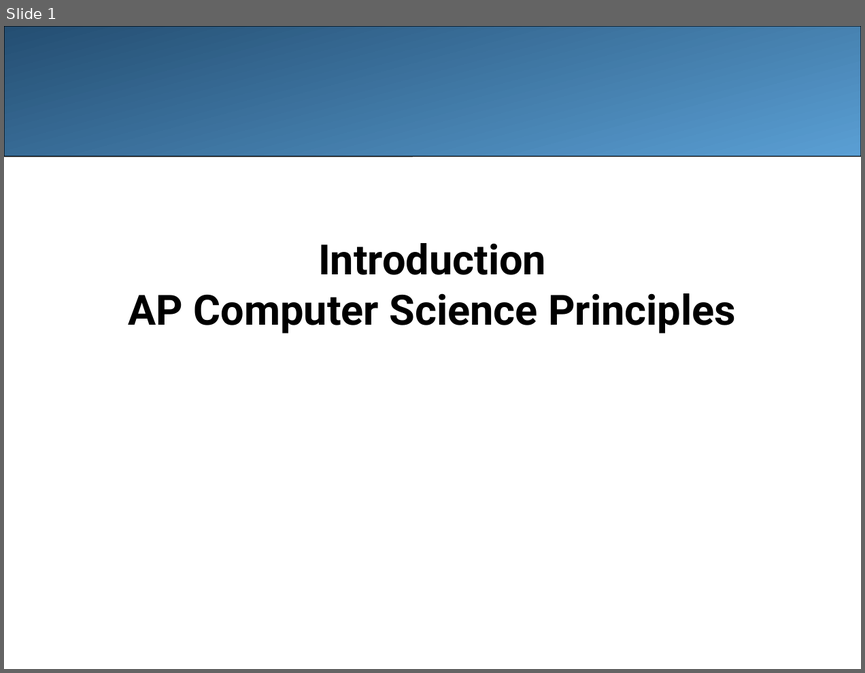
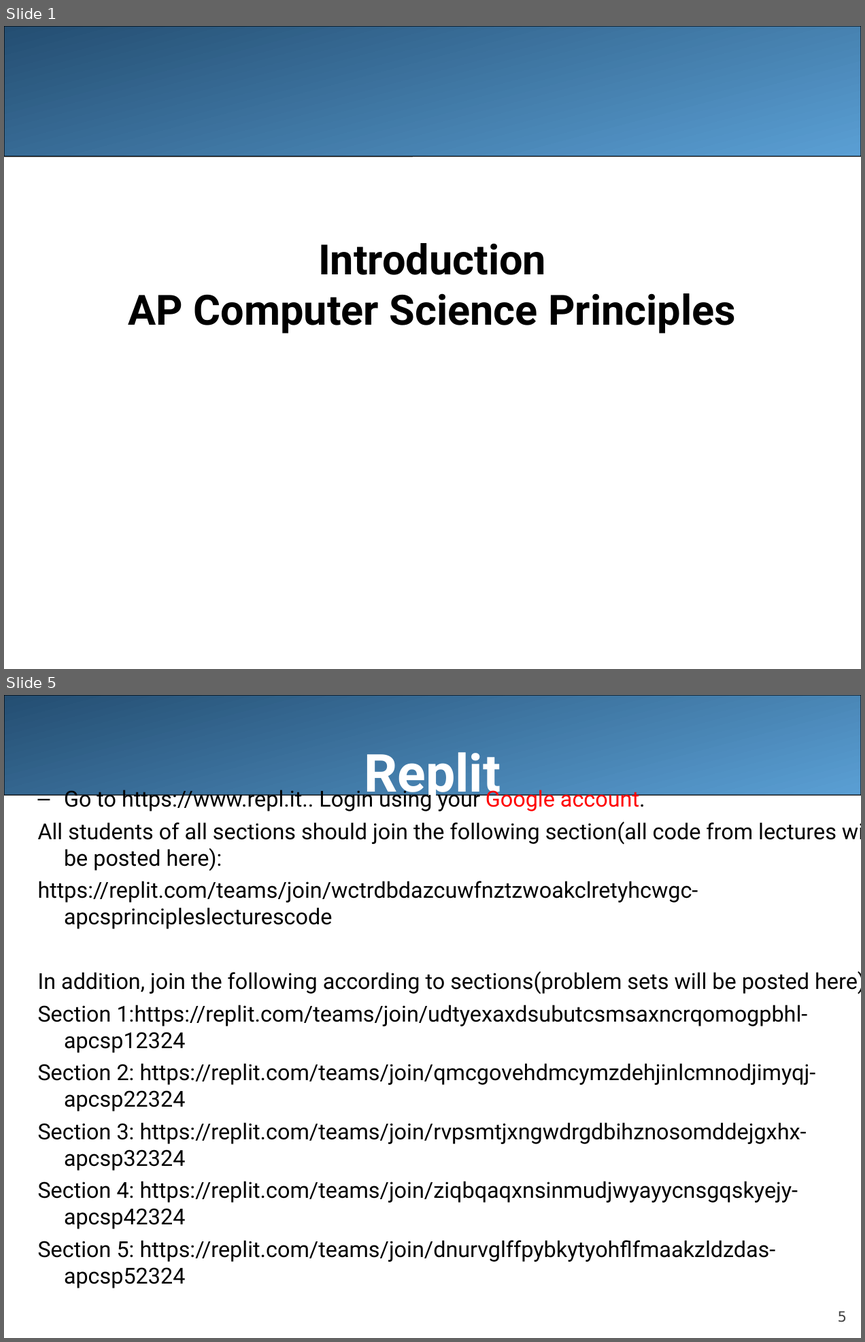
Before and after one commit to LongBaoNguyen/longbaonguyen.github.io, a slide deck: courses/apcsp/lecture0_Intro.ppt. Shown one above the other, each under a label of ours: slide 1 before the commit, slides 1 and 5 after it; the slides between them are not shown. The pictures are 865x673 and 865x1342 pixels, drawn with LibreOffice and Linux fonts; fonts in the diff are those of the drawing. Boxes give left, top, right and bottom in pixels: in the first picture for what was removed or moved away, otherwise in the second. Text is boxed around its words. In the diff, an @@ line names an element or a change of style, - is before the commit and + after.

```diff
--- a/courses/apcsp/lecture0_Intro.ppt
+++ b/courses/apcsp/lecture0_Intro.ppt
@@ slide 5 added at (4,695,861,1338), background #FFFFFF @@
@@ rounded rectangle added at (4,695,861,795), fill gradient #244E72 to #5A9FD4, outline #000000 0.74 pt @@
@@ title added at (364,752,500,803), 44 pt, text #FFFFFF, bold @@
+Replit
@@ text added at (38,787,861,1288), 18.5 pt, text #000000 @@
+  – Go to https://www.repl.it.. Login using your Google account.
+  All students of all sections should join the following section(all code from lectures will be posted here):
+  https://replit.com/teams/join/wctrdbdazcuwfnztzwoakclretyhcwgc-apcsprincipleslecturescode
+  In addition, join the following according to sections(problem sets will be posted here)
+  Section 1:https://replit.com/teams/join/udtyexaxdsubutcsmsaxncrqomogpbhl-apcsp12324
+  Section 2: https://replit.com/teams/join/qmcgovehdmcymzdehjinlcmnodjimyqj-apcsp22324
+  Section 3: https://replit.com/teams/join/rvpsmtjxngwdrgdbihznosomddejgxhx-apcsp32324
+  Section 4: https://replit.com/teams/join/ziqbqaqxnsinmudjwyayycnsgqskyejy-apcsp42324
+  Section 5: https://replit.com/teams/join/dnurvglffpybkytyohflfmaakzldzdas-apcsp52324
@@ page number added at (838,1310,847,1322), 12 pt, text #424242 @@
+5
```
Also in this commit, not shown: 5 slides changed, 2 slides removed, 5 other files.
